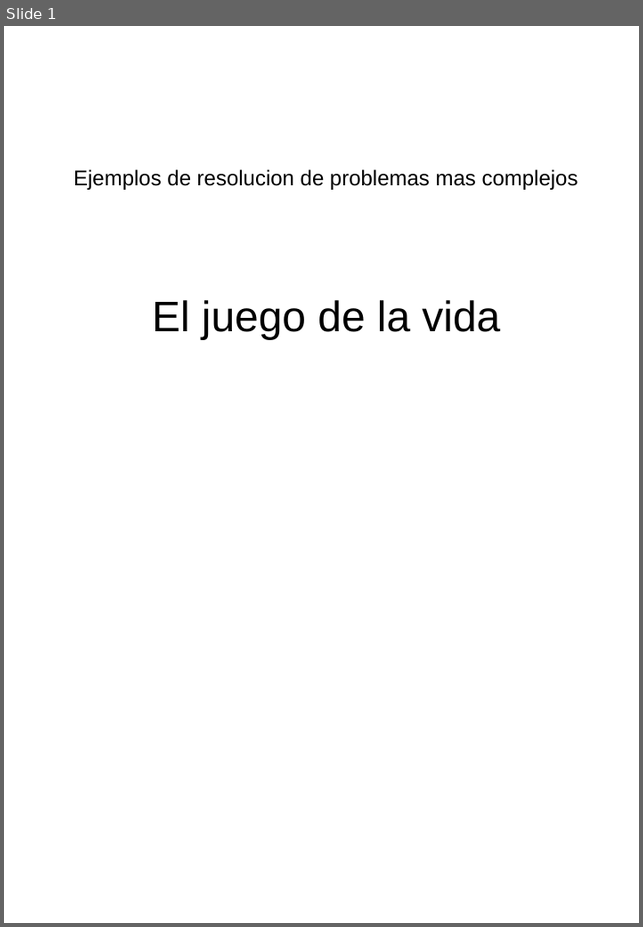
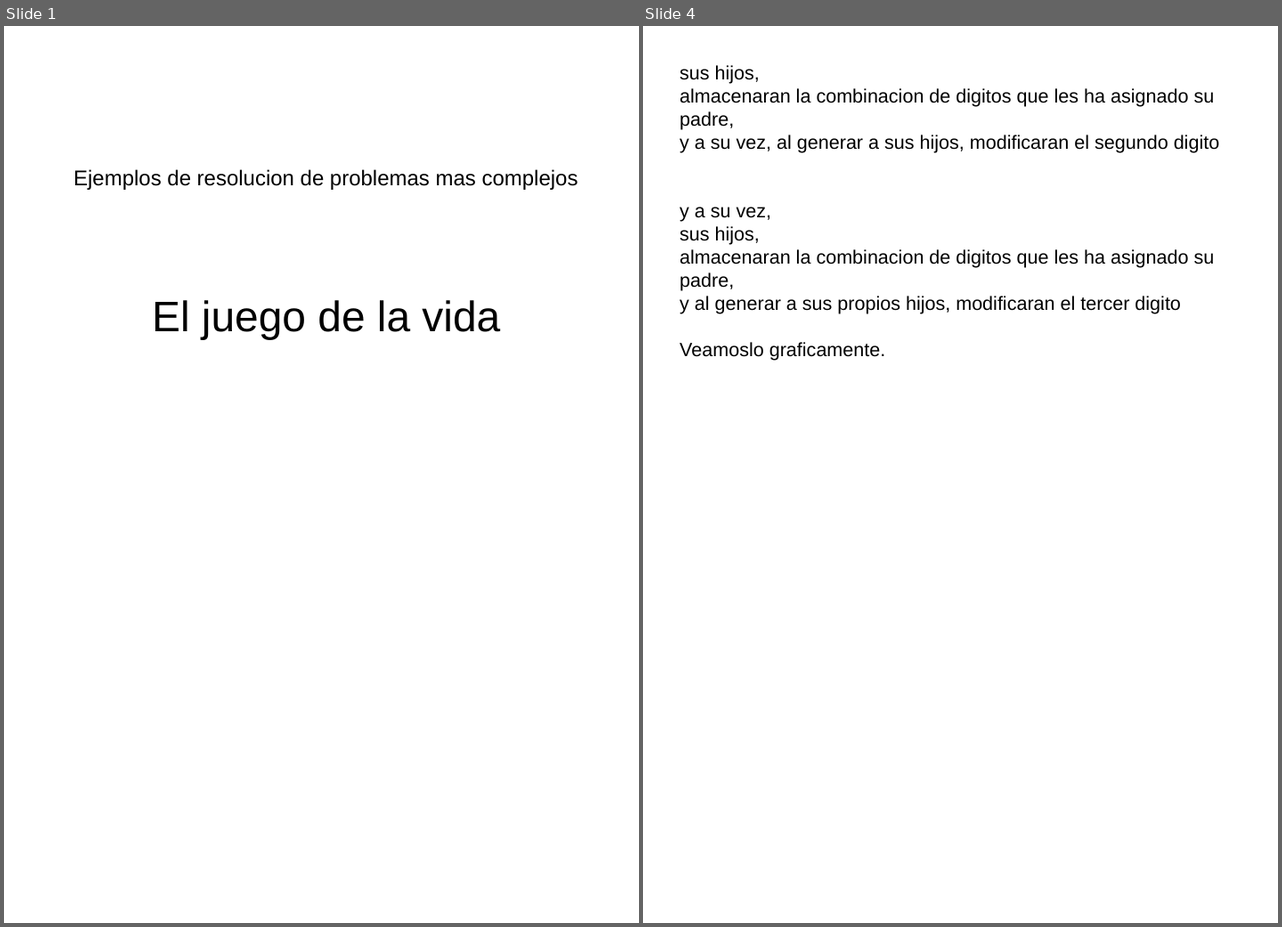
Before and after one commit to fabhrius/La-Cosa, a slide deck: capitulos/Otros ejemplos de resolucion de problemas/Ejemplos de resolucion de problemas mas complejos.odp. Shown side by side, each under a label of ours: slide 1 before the commit, slides 1 and 4 after it; the slides between them are not shown. The pictures are 643x927 and 1282x927 pixels, drawn with LibreOffice and Linux fonts; fonts in the diff are those of the drawing. Boxes give left, top, right and bottom in pixels: in the first picture for what was removed or moved away, otherwise in the second. Text is boxed around its words. In the diff, an @@ line names an element or a change of style, - is before the commit and + after.

```diff
--- a/capitulos/Otros ejemplos de resolucion de problemas/Ejemplos de resolucion de problemas mas complejos.odp
+++ b/capitulos/Otros ejemplos de resolucion de problemas/Ejemplos de resolucion de problemas mas complejos.odp
@@ slide 4 added at (643, 26, 1278, 923), background #FFFFFF @@
@@ text added at (679, 65, 1220, 361), 18 pt, text #000000 @@
+sus hijos,
+almacenaran la combinacion de digitos que les ha asignado su padre,
+y a su vez, al generar a sus hijos, modificaran el segundo digito
+y a su vez,
+sus hijos,
+almacenaran la combinacion de digitos que les ha asignado su padre,
+y al generar a sus propios hijos, modificaran el tercer digito
+Veamoslo graficamente.
```
Also in this commit, not shown: 2 other slides added, 2 slides removed, 2 other files.
